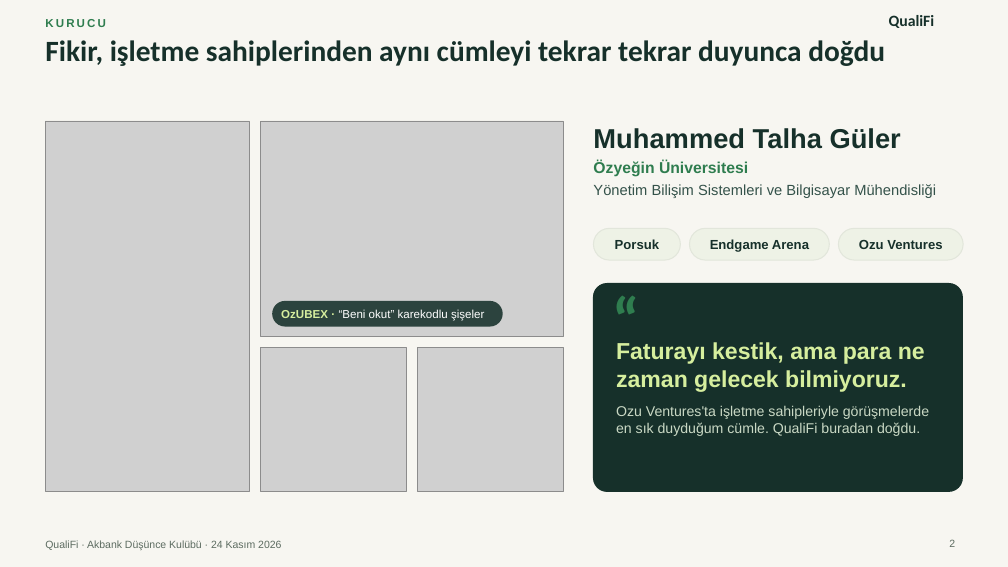
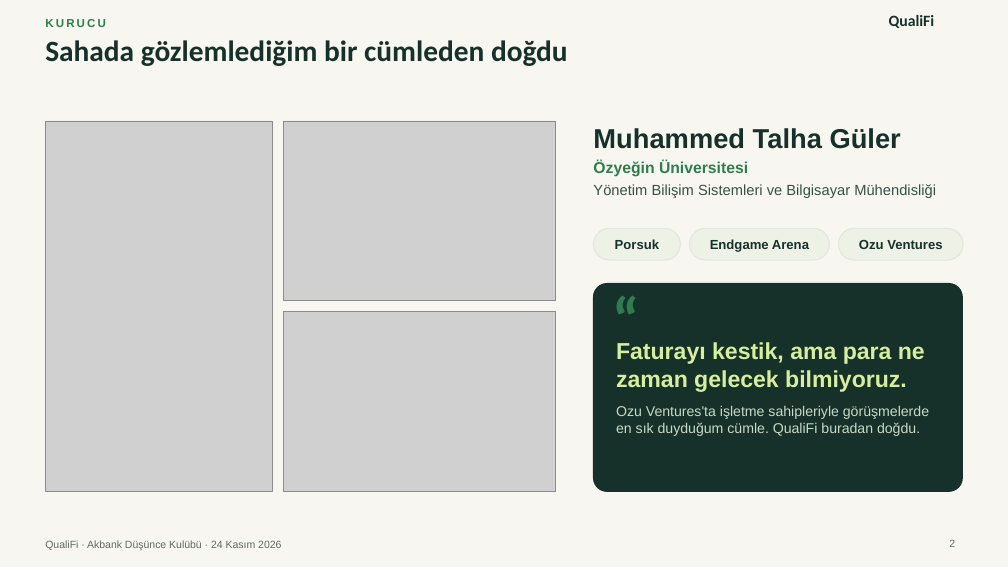
Before and after one commit to Talhaguler1/qualifi-41598058, a slide deck: slide 2 of marketing/presentation-2026-11-24/QualiFi-final-sunum.pptx. Drawn at 1008x567 pixels with LibreOffice and Linux fonts; fonts in the diff are those of the drawing; grey boxes stand for pictures; background and template pictures are left out. Boxes give left, top, right and bottom in pixels: in the first picture for what was removed or moved away, otherwise in the second. Text is boxed around its words. In the diff, an @@ line names an element or a change of style, - is before the commit and + after.

```diff
--- a/marketing/presentation-2026-11-24/QualiFi-final-sunum.pptx
+++ b/marketing/presentation-2026-11-24/QualiFi-final-sunum.pptx
@@ text at box(45, 40, 568, 66): text changed @@
-Fikir, işletme sahiplerinden aynı cümleyi tekrar tekrar duyunca doğdu
+Sahada gözlemlediğim bir cümleden doğdu
@@ picture: place and size @@
-picture at box(45, 121, 250, 492)
+picture at box(45, 121, 272, 492)
@@ picture: place and size @@
-picture at box(261, 121, 563, 337)
+picture at box(284, 121, 556, 301)
@@ rounded rectangle removed at box(272, 301, 503, 327) @@
@@ text removed at box(281, 309, 484, 321) @@
-OzUBEX · “Beni okut” karekodlu şişeler
@@ picture added at box(284, 312, 556, 492) @@
@@ picture removed at box(261, 348, 407, 492) @@
@@ picture removed at box(418, 348, 564, 492) @@
```
Also in this commit, not shown: 3 other files.
